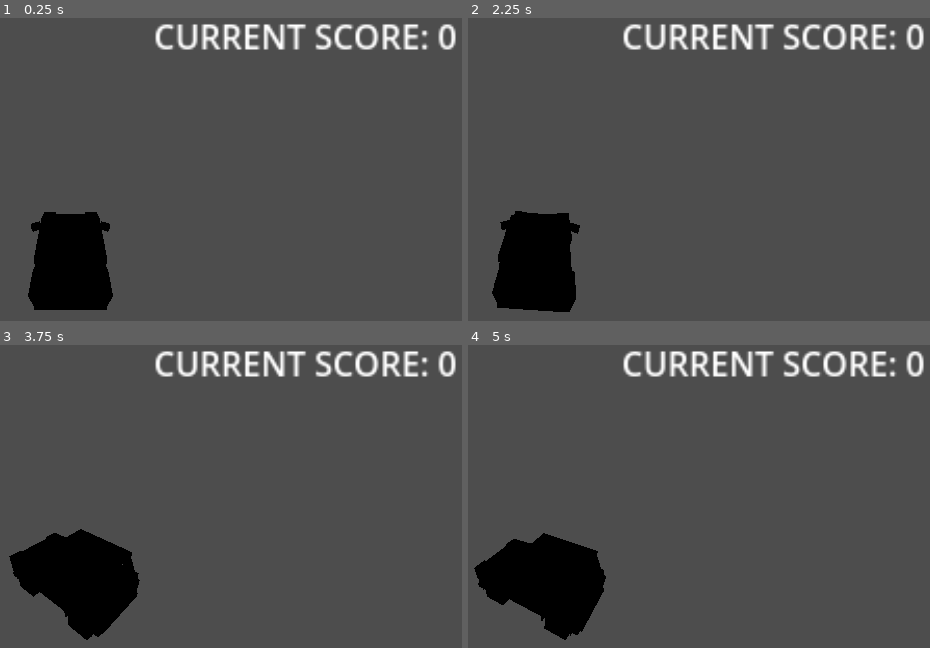
Above: before the commit, frames 1-4 (two rows, left to right).
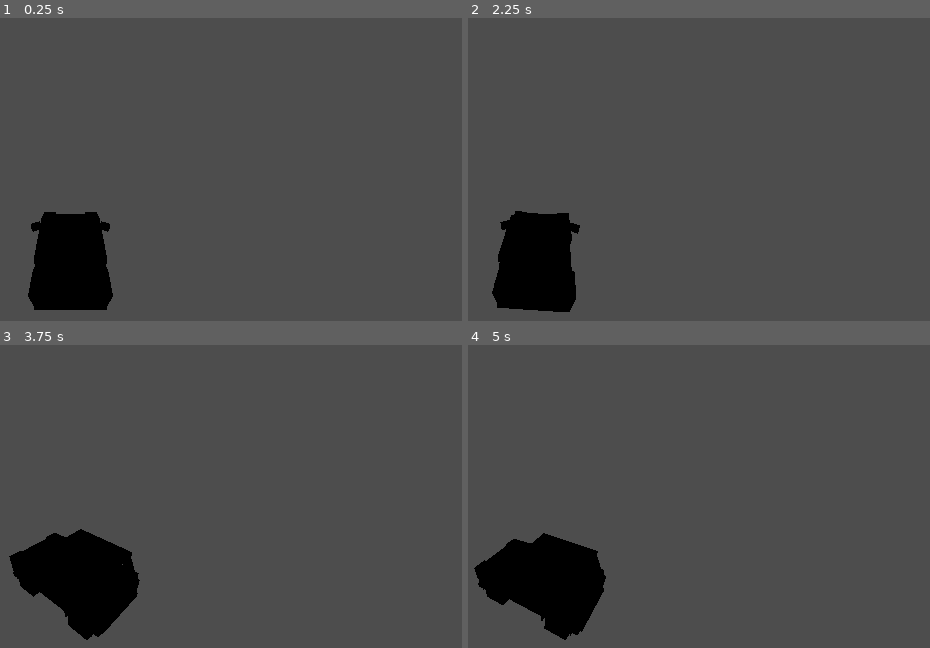
Above: after the commit, the same moments.

Repository: Calverin/Radio-Rideshare
Game: Godot game, scene res://Scenes/car.tscn
Two runs of this game, one before a commit and one after it. Both use one fixed random seed, a clock stepped at 60 frames per second and the inputs below. This scene is started directly instead of the project's main scene.
Inputs:
- Up to frame 1 (0.25 s): no input
- Up to frame 2 (2.25 s): tap Enter at 0.5 s; hold , (quick_right) 0.53-1.28 s; hold Space (honk) 0.53-1.28 s; hold Down (ui_down) 1.28-2.03 s; tap Space (honk) at 1.35, 2 s; hold , (quick_right) from 2.03 s (still down); hold Space (honk) from 2.03 s (still down); tap 1 (object_1) at 2.1 s
- Up to frame 3 (3.75 s): release , (quick_right) at 2.78 s; release Space (honk) at 2.78 s; hold Up (ui_up) 2.78-3.53 s; tap 2 (object_2) at 2.85 s; tap Space (honk) at 3.05 s; tap Enter at 3.5 s; hold Shift (drift_left) from 3.53 s (still down); hold Space (honk) from 3.53 s (still down); tap 0 (object_clear) at 3.6 s
- Up to frame 4 (5 s): keep holding Shift (drift_left); release Space (honk) at 4.28 s; tap Space (honk) at 4.35 s

The runs differ from the first frame. In frame 1, 3.1% of the frame differs, in the area x 33-99%, y 1-11%; in frame 2, 3.1%; in frame 3, 3.1%; in frame 4, 3.1%.
Error before the commit: Invalid access to property or key 'lanes' on a base object of type 'Nil'. (res://Scripts/car.gd:17)
Error after the commit: Invalid access to property or key 'lanes' on a base object of type 'Nil'. (res://Scripts/car.gd:14)

Commit message:
Huge updates. looks good, also centralized to UI. Now inherits shader.

Diff:
--- a/Scenes/car.tscn
+++ b/Scenes/car.tscn
@@ -1,10 +1,8 @@
-[gd_scene load_steps=7 format=3 uid="uid://c1klncb1e6jt8"]
+[gd_scene load_steps=5 format=3 uid="uid://c1klncb1e6jt8"]
 
 [ext_resource type="PackedScene" uid="uid://1kpirt3v7k8g" path="res://Assets/Car/car_mini.gltf" id="1_aaytl"]
 [ext_resource type="Script" path="res://Scripts/car.gd" id="1_oamc2"]
 [ext_resource type="PackedScene" uid="uid://dy5gwgs8wnr7o" path="res://Scenes/car_wheel.tscn" id="2_igjln"]
-[ext_resource type="Script" path="res://Scripts/Menus/score.gd" id="4_lcxul"]
-[ext_resource type="Script" path="res://Scripts/Menus/note_hit.gd" id="5_bhujm"]
 
 [sub_resource type="BoxShape3D" id="BoxShape3D_0wcon"]
 size = Vector3(2.4, 1.9, 4.5)
@@ -52,39 +50,5 @@
 transform = Transform3D(1, 0, 0, 0, 1, 0, 0, 0, 1, 0, 1.5, 0.05)
 shape = SubResource("BoxShape3D_0wcon")
 
-[node name="StaticBody2D" type="StaticBody2D" parent="."]
-position = Vector2(1152, 0)
-scale = Vector2(3, 3)
-
-[node name="Score" type="RichTextLabel" parent="StaticBody2D"]
-anchors_preset = 1
-anchor_left = 1.0
-anchor_right = 1.0
-offset_left = -152.0
-offset_bottom = 33.0
-grow_horizontal = 0
-text = "SCORE: "
-fit_content = true
-scroll_active = false
-autowrap_mode = 0
-script = ExtResource("4_lcxul")
-
-[node name="StaticBody2D2" type="StaticBody2D" parent="."]
-position = Vector2(576, 100)
-scale = Vector2(2, 2)
-
-[node name="NoteHit" type="RichTextLabel" parent="StaticBody2D2"]
-anchors_preset = 5
-anchor_left = 0.5
-anchor_right = 0.5
-offset_left = -48.5
-offset_right = 48.5
-offset_bottom = 23.0
-grow_horizontal = 2
-text = "LAST_NOTE"
-fit_content = true
-scroll_active = false
-script = ExtResource("5_bhujm")
-
 [connection signal="area_entered" from="." to="." method="_on_area_entered"]
 [connection signal="area_exited" from="." to="." method="_on_area_exited"]
--- a/Scenes/world.tscn
+++ b/Scenes/world.tscn
@@ -1,8 +1,10 @@
-[gd_scene load_steps=34 format=4 uid="uid://bp3hb20j374vw"]
+[gd_scene load_steps=36 format=4 uid="uid://bp3hb20j374vw"]
 
 [ext_resource type="Texture2D" uid="uid://n705qg6hd6ob" path="res://Assets/Skybox/skybox.exr" id="1_q8wfu"]
 [ext_resource type="Material" uid="uid://e58sm3dscnsb" path="res://Assets/Shaders/crt_shader.material" id="2_623nx"]
 [ext_resource type="PackedScene" uid="uid://j3un3pk121r3" path="res://Scenes/road.tscn" id="4_b20rt"]
+[ext_resource type="Script" path="res://Scripts/Menus/ui.gd" id="4_k6i16"]
+[ext_resource type="FontFile" uid="uid://ckg6xhwdilxv" path="res://Assets/Fonts/Starbirl.otf" id="4_rdao5"]
 [ext_resource type="Script" path="res://Scripts/song.gd" id="5_h23w4"]
 
 [sub_resource type="PanoramaSkyMaterial" id="PanoramaSkyMaterial_ciel5"]
@@ -599,6 +601,48 @@
 grow_horizontal = 2
 grow_vertical = 2
 
+[node name="UI" type="Control" parent="Shader"]
+show_behind_parent = true
+layout_mode = 1
+anchors_preset = 15
+anchor_right = 1.0
+anchor_bottom = 1.0
+grow_horizontal = 2
+grow_vertical = 2
+script = ExtResource("4_k6i16")
+
+[node name="Score" type="RichTextLabel" parent="Shader/UI"]
+layout_mode = 1
+anchors_preset = 5
+anchor_left = 0.5
+anchor_right = 0.5
+offset_left = -168.5
+offset_top = 40.0
+offset_right = 168.5
+offset_bottom = 93.0
+grow_horizontal = 2
+theme_override_fonts/normal_font = ExtResource("4_rdao5")
+theme_override_font_sizes/normal_font_size = 50
+text = "SCORE: 0
+"
+fit_content = true
+scroll_active = false
+autowrap_mode = 0
+
+[node name="NoteHit" type="RichTextLabel" parent="Shader/UI"]
+layout_mode = 1
+anchors_preset = 5
+anchor_left = 0.5
+anchor_right = 0.5
+offset_left = -59.0
+offset_top = 125.0
+offset_right = 38.0
+offset_bottom = 148.0
+grow_horizontal = 2
+text = "LAST_NOTE"
+fit_content = true
+scroll_active = false
+
 [node name="Level" type="Node3D" parent="Shader"]
 
 [node name="Road" parent="Shader/Level" instance=ExtResource("4_b20rt")]
--- a/Scripts/Menus/note_hit.gd
+++ /dev/null
@@ -1,6 +0,0 @@
-extends RichTextLabel
-
-var default_text = " "
-
-func _process(_delta):
-	text = str(default_text, $"../..".recent_hit);
--- a/Scripts/Menus/score.gd
+++ /dev/null
@@ -1,6 +0,0 @@
-extends RichTextLabel
-
-var default_text = "CURRENT SCORE: "
-
-func _process(_delta):
-	text = str(default_text, $"../..".score);
--- /dev/null
+++ b/Scripts/Menus/ui.gd
@@ -0,0 +1,14 @@
+extends Node
+
+var score: int = 0
+var recent_hit: String = ""
+
+
+var default_score_text: String = "SCORE: "
+var default_last_note_text: String = ""
+
+func _process(_delta):
+	if (len(get_children()) <= 0):
+		return
+	$Score.text = str(default_score_text, UI.score);
+	$NoteHit.text = str(default_last_note_text, UI.recent_hit);
--- a/Scripts/car.gd
+++ b/Scripts/car.gd
@@ -9,9 +9,6 @@
 var drift_direction: float = 0
 var turn_offset: float = 0
 
-var score: int = 0
-var recent_hit: String = ""
-
 func _ready():
 	speed = 50
 	lanes = LevelLoader.current_level.lanes
@@ -22,18 +19,18 @@
 	if (Input.is_action_pressed("honk")):
 		for object: Area3D in get_tree().get_nodes_in_group("inside_notes"):
 			var hit: Array = object.score(self)
-			score += hit[0]
-			recent_hit = hit[1]
+			UI.score += hit[0]
+			UI.recent_hit = hit[1]
 			object.remove_from_group("inside_notes")
 			break
 	if (Input.is_action_pressed("drift_left")):
 		for object in get_tree().get_nodes_in_group("left_drifts"):
 			if (object.isactive()):
-				score += object.score(self)
+				UI.score += object.score(self)
 	if (Input.is_action_pressed("drift_right")):
 		for object in get_tree().get_nodes_in_group("right_drifts"):
 			if (object.isactive()):
-				score += object.score(self)
+				UI.score += object.score(self)
 
 func _physics_process(delta: float):
 	## Drifting
--- a/project.godot
+++ b/project.godot
@@ -20,6 +20,7 @@
 [autoload]
 
 LevelLoader="*res://Scripts/Util/level_loader.gd"
+UI="*res://Scripts/Menus/ui.gd"
 
 [dotnet]
 
